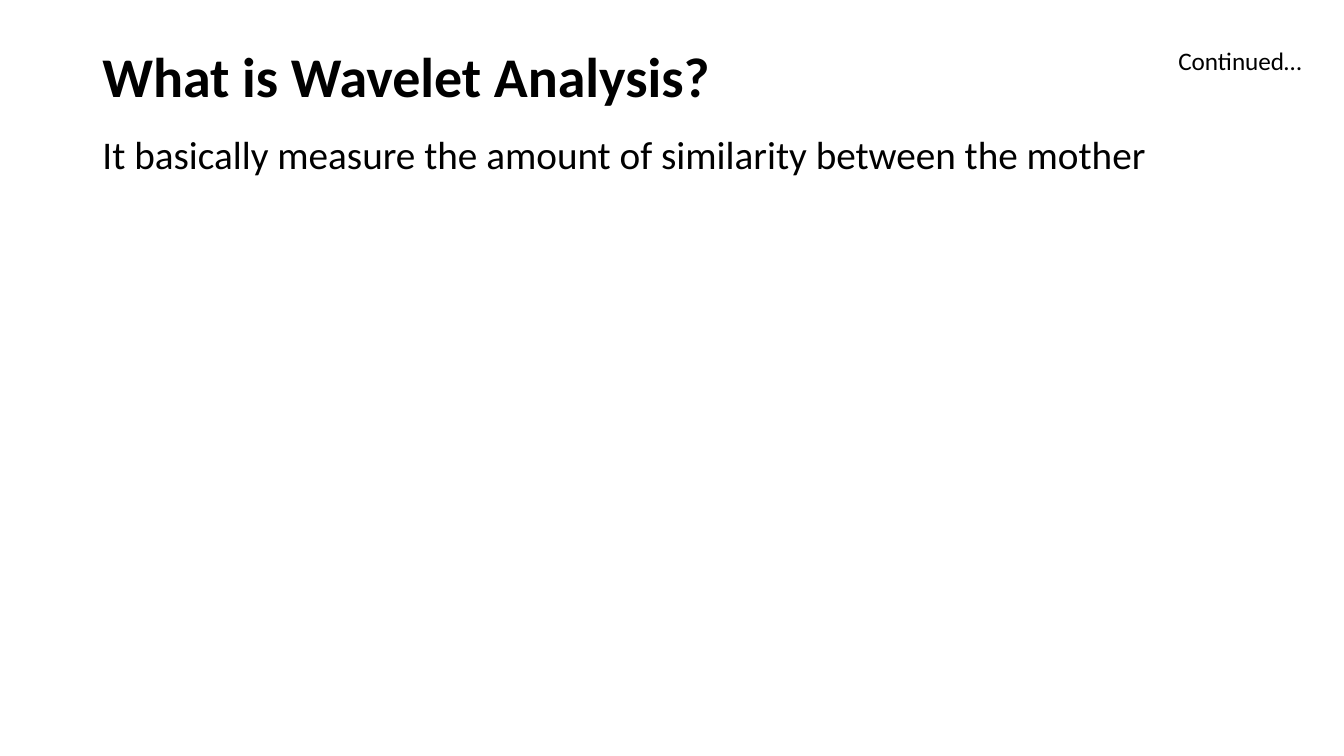
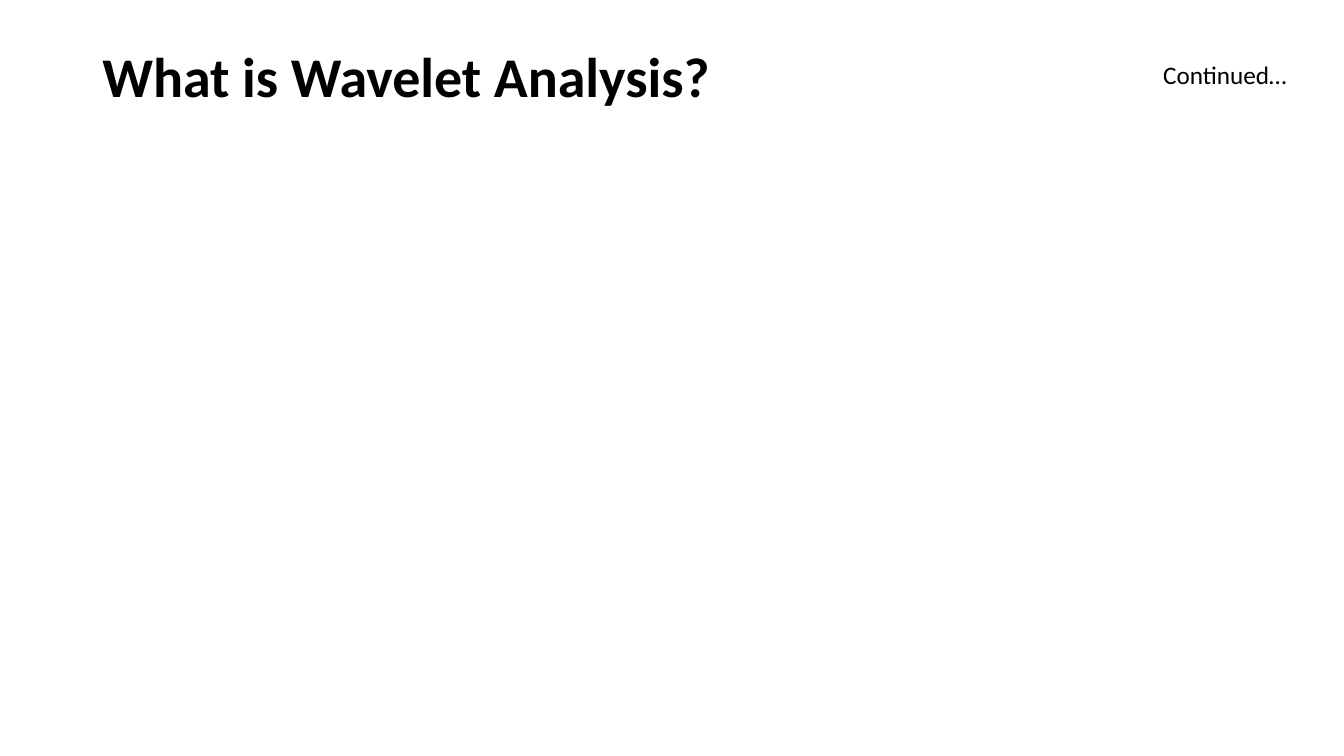
Before and after one commit to CodeBlocker007/Wavelet-Analysis, a slide deck: slide 4 of WaveletAnalysis.pptx. Drawn at 1344x756 pixels with LibreOffice and Linux fonts; fonts in the diff are those of the drawing; grey boxes stand for pictures. Boxes give left, top, right and bottom in pixels: in the first picture for what was removed or moved away, otherwise in the second. Text is boxed around its words. In the diff, an @@ line names an element or a change of style, - is before the commit and + after.

```diff
--- a/WaveletAnalysis.pptx
+++ b/WaveletAnalysis.pptx
@@ text "Continued…": place and size @@
-text "Continued…" at [1178, 52, 1301, 71]
+text "Continued…" at [1163, 66, 1286, 85]
@@ text removed at [102, 141, 1146, 176] @@
-It basically measure the amount of similarity between the mother
```
Also in this commit, not shown: 1 other slide changed, 1 other file.
